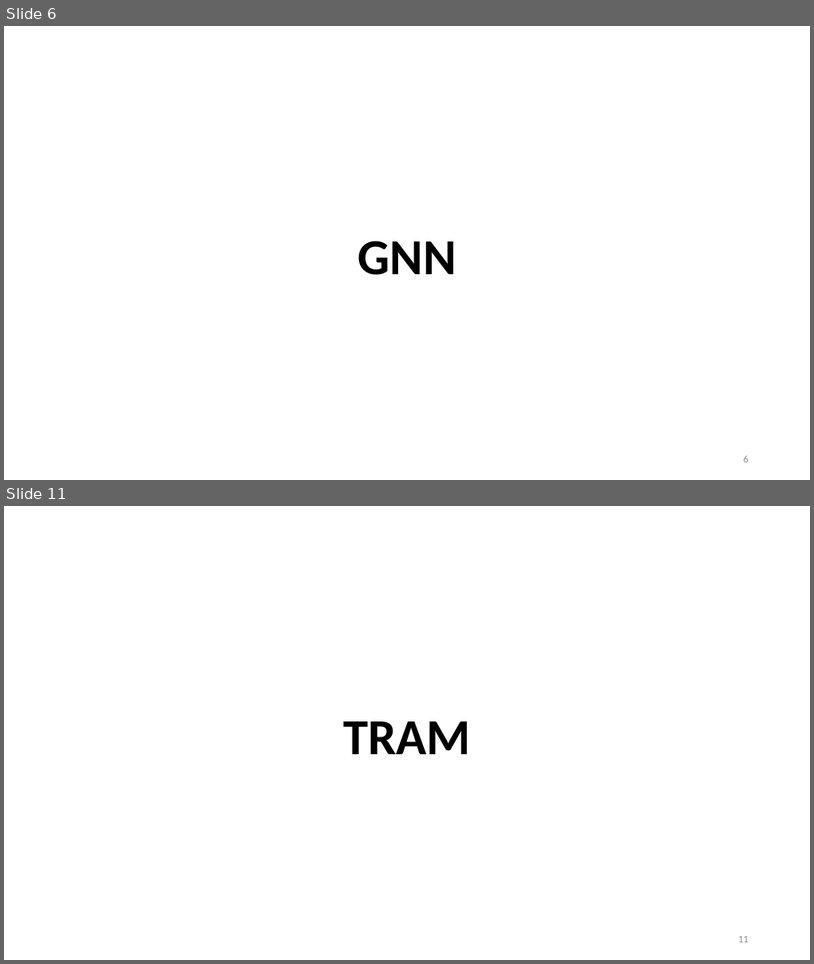
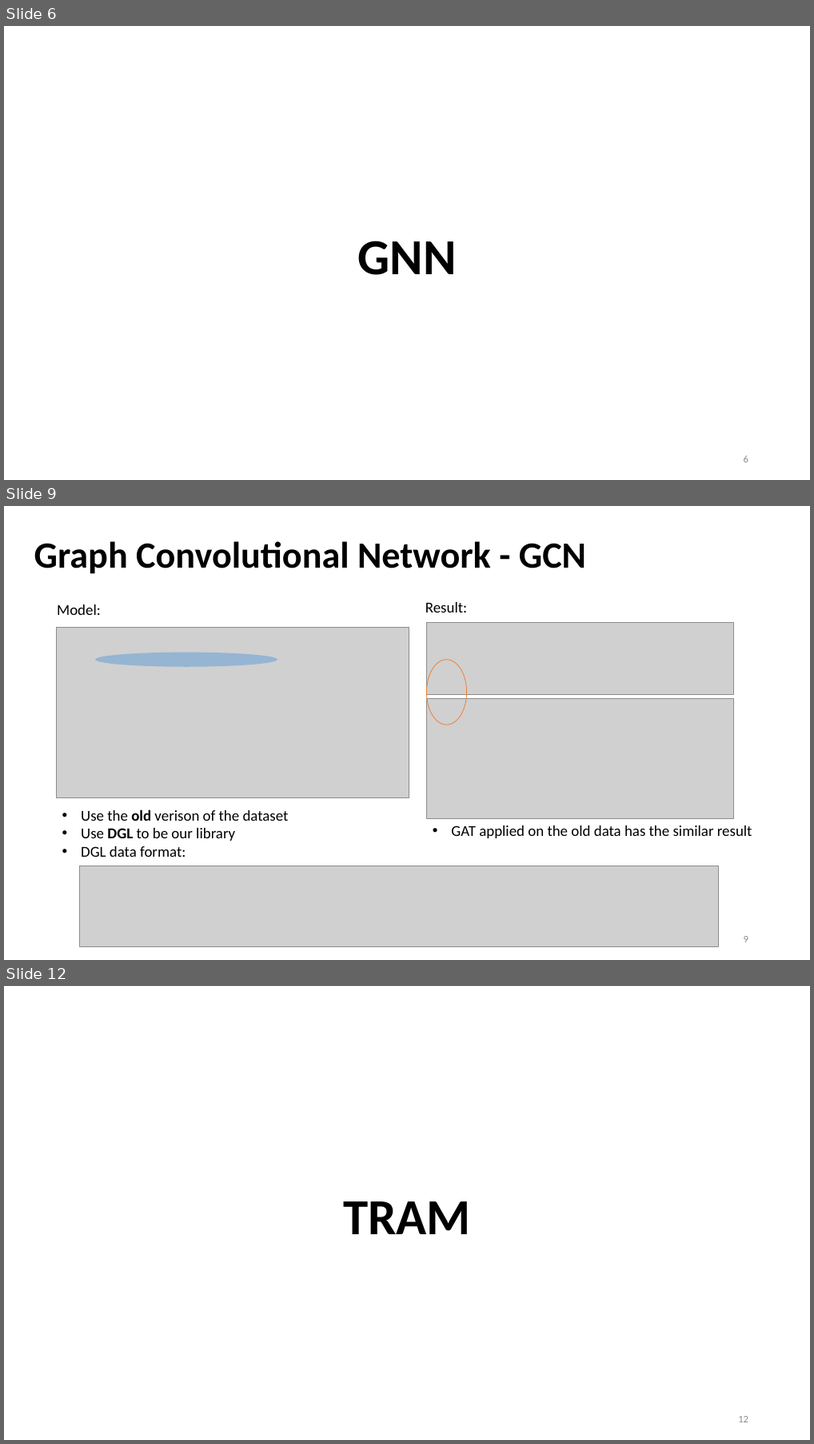
Before and after one commit to Bai1026/Intern-IIS, a slide deck: Meeting/Presentation_0809.pptx. Shown one above the other, each under a label of ours: slides 6 and 11 before the commit, slides 6, 9 and 12 after it; the slides between them are not shown. The pictures are 814x964 and 814x1444 pixels, drawn with LibreOffice and Linux fonts; fonts in the diff are those of the drawing; grey boxes stand for pictures. Boxes give left, top, right and bottom in pixels: in the first picture for what was removed or moved away, otherwise in the second. Text is boxed around its words. In the diff, an @@ line names an element or a change of style, - is before the commit and + after.

```diff
--- a/Meeting/Presentation_0809.pptx
+++ b/Meeting/Presentation_0809.pptx
@@ slide 9 added at bbox=[4, 506, 810, 960], background #FFFFFF @@
@@ title added at bbox=[34, 541, 586, 574], 44 pt, text #000000, bold @@
+Graph Convolutional Network - GCN
@@ text added at bbox=[57, 604, 101, 615], 18 pt, text #000000 @@
+Model:
@@ text added at bbox=[426, 602, 467, 612], 18 pt, text #000000 @@
+Result:
@@ picture added at bbox=[427, 623, 734, 695] @@
@@ picture added at bbox=[56, 627, 410, 797] @@
@@ ellipse added at bbox=[95, 652, 278, 667], fill #5B9BD5 at 50% opacity @@
@@ ellipse added at bbox=[427, 660, 466, 725], outline #ED7D31 0.75 pt @@
@@ picture added at bbox=[427, 698, 734, 818] @@
@@ text added at bbox=[81, 809, 289, 856], 18 pt, text #000000 @@
+• Use the old verison of the dataset
+• Use DGL to be our library
+• DGL data format:
@@ text added at bbox=[451, 825, 753, 838], 18 pt, text #000000 @@
+• GAT applied on the old data has the similar result
@@ picture added at bbox=[79, 865, 719, 946] @@
@@ page number added at bbox=[744, 936, 749, 942], 12 pt, text #8C8C8C @@
+9
@@ what was slide 11 is now slide 12 @@
```
Also in this commit, not shown: 3 slides changed, 4 other slides added, 4 slides removed, 31 other files.
